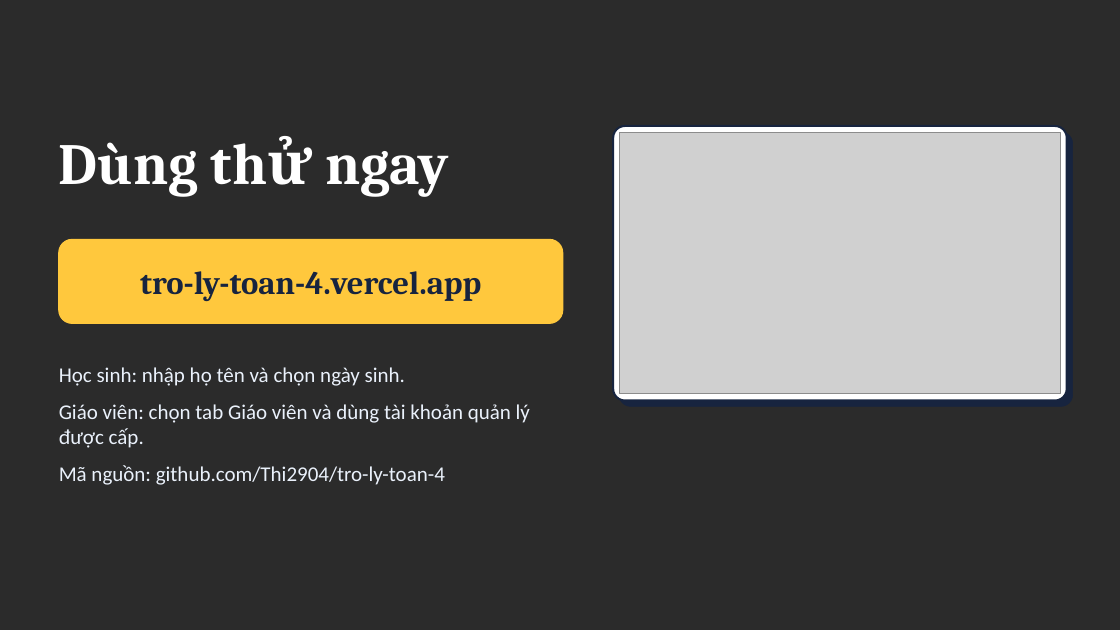
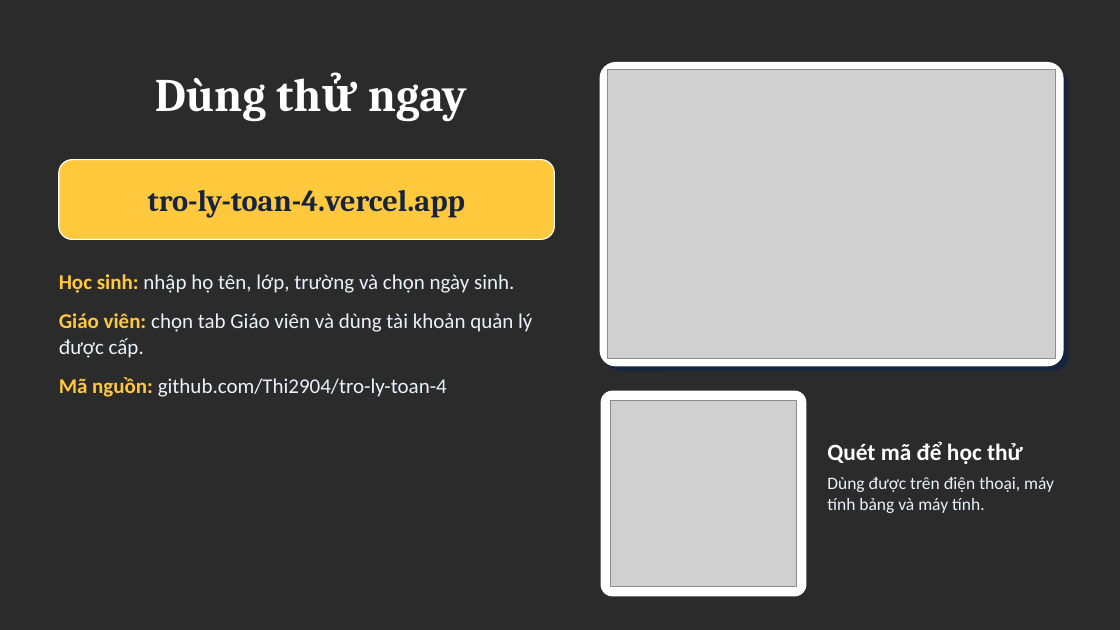
Before and after one commit to Thi2904/tro-ly-toan-4, a slide deck: slide 15 of Gioi-thieu-Sieu-Sao-Toan-4.pptx (slide 22 before the commit). Drawn at 1120x630 pixels with LibreOffice and Linux fonts; fonts in the diff are those of the drawing; grey boxes stand for pictures; background and template pictures are left out; a plain dark background stands for a picture behind light text. Boxes give left, top, right and bottom in pixels: in the first picture for what was removed or moved away, otherwise in the second. Text is boxed around its words. In the diff, an @@ line names an element or a change of style, - is before the commit and + after.

```diff
--- a/Gioi-thieu-Sieu-Sao-Toan-4.pptx
+++ b/Gioi-thieu-Sieu-Sao-Toan-4.pptx
@@ title "Dùng thử ngay": place and size @@
-title "Dùng thử ngay" at <box>59,142,449,197</box>
+title "Dùng thử ngay" at <box>155,78,467,121</box>
@@ title "Dùng thử ngay" at <box>155,78,467,121</box>: size 50 to 40 pt; alignment left to centre; vertical alignment top to middle @@
@@ rounded rectangle: place and size @@
-rounded rectangle at <box>619,132,1073,407</box>
+rounded rectangle at <box>601,63,1063,365</box>
@@ rounded rectangle at <box>601,63,1063,365</box>: fill #17243F to #FFFFFF; outline #17243F 0.5 pt to #FFFFFF 1.75 pt; proportions changed @@
@@ picture: place and size @@
-picture at <box>620,133,1060,394</box>
+picture at <box>607,70,1056,359</box>
@@ rounded rectangle: place and size @@
-rounded rectangle at <box>613,126,1067,401</box>
+rounded rectangle at <box>607,69,1069,371</box>
@@ rounded rectangle at <box>607,69,1069,371</box>: fill #FFFFFF to #17243F; outline #17243F 1.75 pt to none; proportions changed @@
@@ text "tro-ly-toan-4.vercel.app": place and size @@
-text "tro-ly-toan-4.vercel.app" at <box>140,271,481,301</box>
+text "tro-ly-toan-4.vercel.app" at <box>148,190,465,218</box>
@@ text "tro-ly-toan-4.vercel.app" at <box>148,190,465,218</box>: size 28 to 26 pt @@
@@ rounded rectangle: place and size @@
-rounded rectangle at <box>59,239,563,323</box>
+rounded rectangle at <box>59,160,555,239</box>
@@ rounded rectangle at <box>59,160,555,239</box>: outline #FFC83D 1 pt to #FFFFFF 1 pt; proportions changed @@
@@ text "Học sinh: nhập họ tên, ...": place and size @@
-text "Học sinh: nhập họ tên, ..." at <box>59,367,530,485</box>
+text "Học sinh: nhập họ tên, ..." at <box>59,274,532,397</box>
@@ text at <box>59,274,514,293</box>: text changed @@
-Học sinh: nhập họ tên và chọn ngày sinh.
+Học sinh: nhập họ tên, lớp, trường và chọn ngày sinh.
@@ text at <box>59,313,532,397</box>: text colour #EAF1FB to #FFC83D, bold on in "Giáo viên:", "Mã nguồn:"; more space between paragraphs @@
@@ rounded rectangle added at <box>601,391,807,597</box>, fill #FFFFFF @@
@@ picture added at <box>611,401,797,586</box> @@
@@ text added at <box>827,441,1054,513</box>, 15 pt, text #EAF1FB @@
+Quét mã để học thử
+Dùng được trên điện thoại, máy tính bảng và máy tính.
```
Also in this commit, not shown: 9 other slides changed, 5 slides added, 12 slides removed, 2 other files.
